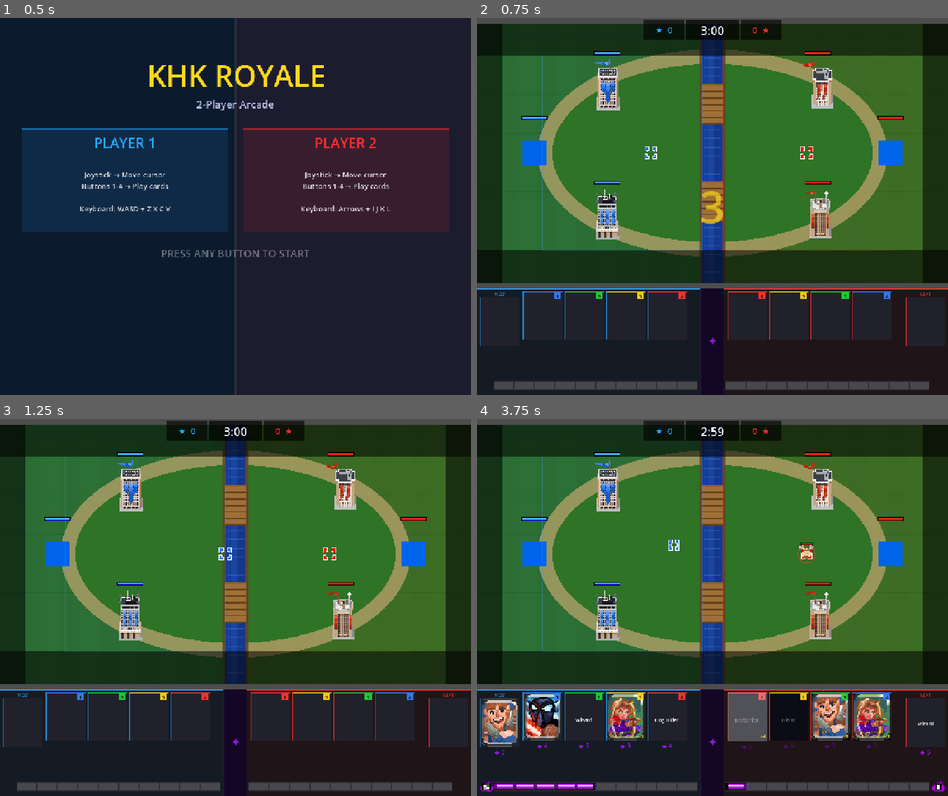
Above: before the commit, frames 1-4 (two rows, left to right).
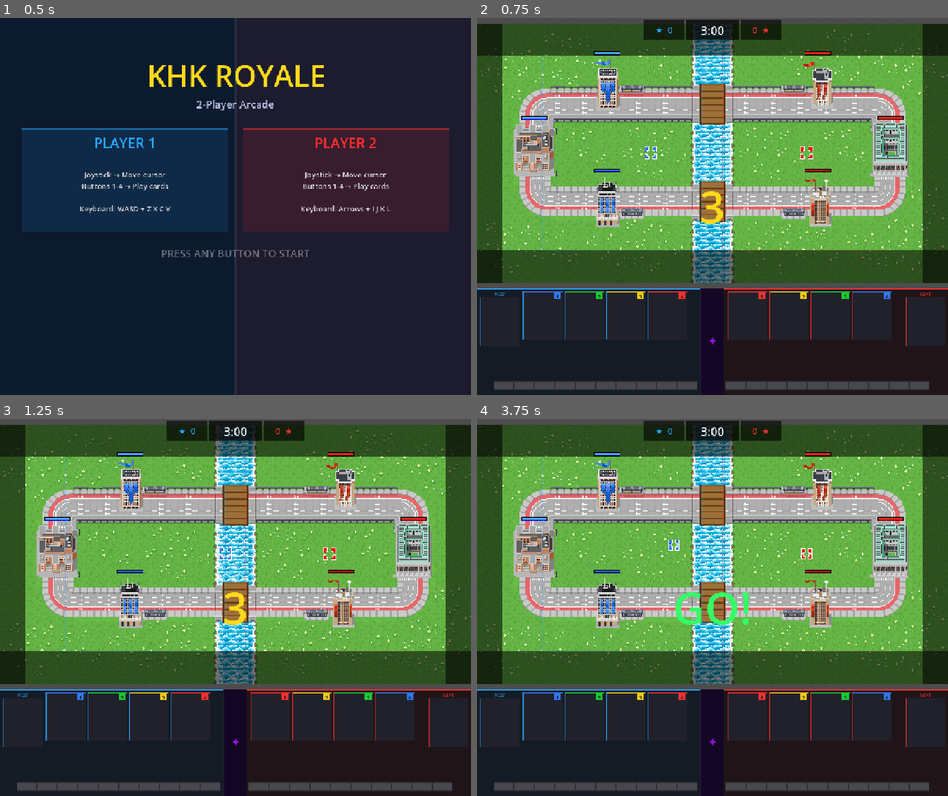
Above: after the commit, the same moments.

Repository: michaelcortese/khk-expo-2026
Game: Godot game, scene res://main_menu.tscn
The game is run twice, just before and just after one commit, with the same random seed, the same clock (stepped at 60 frames per second) and the same inputs.
Inputs:
- Up to frame 1 (0.5 s): no input
- Up to frame 2 (0.75 s): tap Enter at 0.5 s; hold D from 0.53 s (still down); tap Z at 0.6 s
- Up to frame 3 (1.25 s): keep holding D
- Up to frame 4 (3.75 s): release D at 1.28 s; hold S 1.28-2.03 s; tap one key every 0.75 s from 1.35 s: X C V I; hold D 2.03-2.78 s; hold W 2.78-3.53 s; hold A from 3.53 s (still down)

Frame 1 is identical in both runs. In frame 2, 63% of the frame differs, in the area x 0-100%, y 1-71%; in frame 3, 63%; in frame 4, 69%, in the area x 0-100%, y 1-100%.

Commit message:
game optmization

Diff:
--- a/game.tscn
+++ b/game.tscn
@@ -16,7 +16,7 @@
 position = Vector2(220, 80)
 
 [node name="Princess_Tower2_P1" parent="." unique_id=1908782305 instance=ExtResource("2_e2o6t")]
-position = Vector2(220, 400)
+position = Vector2(220, 370)
 
 [node name="King_Tower_P2" parent="." unique_id=768260525 instance=ExtResource("2_e2o6t")]
 position = Vector2(920, 240)
@@ -25,4 +25,4 @@
 position = Vector2(740, 80)
 
 [node name="Princess_Tower2_P2" parent="." unique_id=1541098631 instance=ExtResource("2_e2o6t")]
-position = Vector2(740, 400)
+position = Vector2(740, 370)
--- a/project.godot
+++ b/project.godot
@@ -14,18 +14,16 @@
 config/description="game for uw madison 2026 engineering expo"
 run/main_scene="uid://cmxdfmgep14yj"
 config/features=PackedStringArray("4.6", "GL Compatibility")
+run/max_fps=60
 config/icon="res://icon.svg"
 
 [display]
 
 window/size/viewport_width=1280
 window/size/viewport_height=1024
+window/size/mode=2
 window/stretch/mode="canvas_items"
 window/stretch/aspect="expand"
-
-[application]
-
-run/max_fps=60
 
 [physics]
 
--- a/scripts/field_bg.gd
+++ b/scripts/field_bg.gd
@@ -14,85 +14,34 @@
 const BRIDGE_BOT_Y0 := 310.0
 const BRIDGE_BOT_Y1 := 410.0
 
+var _bg_frames:      Array = []
+var _bg_cur_frame:   int   = 0
+var _bg_frame_timer: float = 0.0
+const BG_FRAME_INTERVAL := 0.5
+
+func _ready() -> void:
+	for i in [1, 2]:
+		_bg_frames.append(
+			load("res://assets/background_assets/background_frame%d.png" % i) as Texture2D)
+
+func _process(delta: float) -> void:
+	_bg_frame_timer += delta
+	if _bg_frame_timer >= BG_FRAME_INTERVAL:
+		_bg_frame_timer -= BG_FRAME_INTERVAL
+		_bg_cur_frame    = 1 - _bg_cur_frame
+		queue_redraw()
+
 func _draw() -> void:
-	_draw_grass()
-	_draw_team_tints()
-	_draw_track()
-	_draw_river()
+	# Animated background — fills the full field rect
+	var field_rect := Rect2(FIELD_L, FIELD_T, FIELD_R - FIELD_L, FIELD_B - FIELD_T)
+	if _bg_frames.size() == 2 and _bg_frames[_bg_cur_frame] != null:
+		draw_texture_rect(_bg_frames[_bg_cur_frame], field_rect, false)
+	else:
+		# Fallback solid color if textures failed to load
+		draw_rect(field_rect, Color(0.18, 0.45, 0.15))
+
 	_draw_bridges()
-	_draw_river_banks()
 	_draw_vignette()
-
-func _draw_grass() -> void:
-	# Base green
-	draw_rect(Rect2(FIELD_L, FIELD_T, FIELD_R - FIELD_L, FIELD_B - FIELD_T),
-		Color(0.18, 0.45, 0.15))
-	# Alternating grass stripes for depth
-	var stripe_w := 48.0
-	var x: float = ceil(FIELD_L / stripe_w) * stripe_w
-	var col_a := Color(0.17, 0.43, 0.14, 0.5)
-	var col_b := Color(0.20, 0.48, 0.17, 0.5)
-	var toggle := false
-	while x < FIELD_R:
-		if toggle:
-			draw_rect(Rect2(x, FIELD_T, stripe_w, FIELD_B - FIELD_T), col_a)
-		x += stripe_w
-		toggle = not toggle
-	# Subtle grid
-	var grid_col := Color(0.12, 0.33, 0.10, 0.30)
-	var y: float = ceil(FIELD_T / stripe_w) * stripe_w
-	while y <= FIELD_B:
-		draw_line(Vector2(FIELD_L, y), Vector2(FIELD_R, y), grid_col, 1.0)
-		y += stripe_w
-
-func _draw_team_tints() -> void:
-	var h := FIELD_B - FIELD_T
-	draw_rect(Rect2(FIELD_L,  FIELD_T, RIVER_X - FIELD_L, h),
-		Color(0.10, 0.30, 0.90, 0.08))
-	draw_rect(Rect2(RIVER_X + RIVER_W, FIELD_T, FIELD_R - RIVER_X - RIVER_W, h),
-		Color(0.90, 0.20, 0.10, 0.08))
-
-func _draw_track() -> void:
-	var cx       := (FIELD_L + FIELD_R) * 0.5
-	var cy       := (FIELD_T + FIELD_B) * 0.5
-	var rx_outer := (FIELD_R - FIELD_L) * 0.36
-	var ry_outer := (FIELD_B - FIELD_T) * 0.40
-	var track    := 36.0
-	var steps    := 80
-	var outer    := PackedVector2Array()
-	var inner    := PackedVector2Array()
-	for i in range(steps):
-		var a := TAU * float(i) / float(steps)
-		outer.append(Vector2(cx + cos(a) * rx_outer,           cy + sin(a) * ry_outer))
-		inner.append(Vector2(cx + cos(a) * (rx_outer - track), cy + sin(a) * (ry_outer - track)))
-	draw_colored_polygon(outer, Color(0.76, 0.65, 0.44, 0.70))
-	draw_colored_polygon(inner, Color(0.18, 0.45, 0.15, 1.00))
-
-func _draw_river() -> void:
-	var full_h := FIELD_B - FIELD_T
-	# Deep water base
-	draw_rect(Rect2(RIVER_X, FIELD_T, RIVER_W, full_h), Color(0.08, 0.22, 0.55))
-	# Lighter water shimmer strips
-	var shimmer_cols: Array = [
-		Color(0.10, 0.28, 0.68, 0.6),
-		Color(0.14, 0.35, 0.75, 0.4),
-		Color(0.18, 0.42, 0.82, 0.25),
-	]
-	var offsets: Array = [4.0, 14.0, 24.0]
-	var widths:  Array = [8.0, 10.0, 6.0]
-	for i in range(shimmer_cols.size()):
-		draw_rect(Rect2(RIVER_X + offsets[i], FIELD_T, widths[i], full_h),
-			shimmer_cols[i])
-	# Small wave lines
-	var wave_col := Color(0.35, 0.60, 0.95, 0.30)
-	var wy: float = FIELD_T + 20.0
-	while wy < FIELD_B:
-		# skip bridge regions (cleaner look)
-		if not (wy > BRIDGE_TOP_Y0 - 5 and wy < BRIDGE_TOP_Y1 + 5) and \
-		   not (wy > BRIDGE_BOT_Y0 - 5 and wy < BRIDGE_BOT_Y1 + 5):
-			draw_line(Vector2(RIVER_X + 5, wy), Vector2(RIVER_X + RIVER_W - 5, wy),
-				wave_col, 1.5)
-		wy += 22.0
 
 func _draw_bridges() -> void:
 	_draw_one_bridge(BRIDGE_TOP_Y0, BRIDGE_TOP_Y1)
@@ -103,11 +52,11 @@
 	# Bridge deck (wood planks)
 	draw_rect(Rect2(RIVER_X - 6, y0, RIVER_W + 12, bh), Color(0.55, 0.38, 0.18))
 	# Individual planks
-	var plank_col  := Color(0.62, 0.44, 0.22)
-	var gap_col    := Color(0.40, 0.26, 0.10)
-	var plank_h    := 12.0
-	var gap_h      :=  4.0
-	var py         := y0 + 4.0
+	var plank_col := Color(0.62, 0.44, 0.22)
+	var gap_col   := Color(0.40, 0.26, 0.10)
+	var plank_h   := 12.0
+	var gap_h     :=  4.0
+	var py        := y0 + 4.0
 	while py + plank_h <= y1 - 4.0:
 		draw_rect(Rect2(RIVER_X - 4, py, RIVER_W + 8, plank_h), plank_col)
 		draw_rect(Rect2(RIVER_X - 4, py + plank_h, RIVER_W + 8, gap_h), gap_col)
@@ -117,21 +66,9 @@
 	draw_rect(Rect2(RIVER_X + RIVER_W + 4, y0, 4, bh), Color(0.35, 0.22, 0.08))
 
 func _draw_vignette() -> void:
-	# Soft dark border around the whole field
 	var edge := 80.0
 	var col  := Color(0.0, 0.0, 0.0, 0.55)
-	# Top
-	draw_rect(Rect2(FIELD_L, FIELD_T, FIELD_R - FIELD_L, edge), col)
-	# Bottom
-	draw_rect(Rect2(FIELD_L, FIELD_B - edge, FIELD_R - FIELD_L, edge), col)
-	# Left
-	draw_rect(Rect2(FIELD_L, FIELD_T, edge, FIELD_B - FIELD_T), col)
-	# Right
-	draw_rect(Rect2(FIELD_R - edge, FIELD_T, edge, FIELD_B - FIELD_T), col)
-
-func _draw_river_banks() -> void:
-	# Muddy bank edges on each side of the river
-	var bank_w := 8.0
-	var bank_col := Color(0.38, 0.28, 0.14, 0.85)
-	draw_rect(Rect2(RIVER_X - bank_w, FIELD_T, bank_w, FIELD_B - FIELD_T), bank_col)
-	draw_rect(Rect2(RIVER_X + RIVER_W, FIELD_T, bank_w, FIELD_B - FIELD_T), bank_col)
+	draw_rect(Rect2(FIELD_L, FIELD_T,          FIELD_R - FIELD_L, edge), col)
+	draw_rect(Rect2(FIELD_L, FIELD_B - edge,   FIELD_R - FIELD_L, edge), col)
+	draw_rect(Rect2(FIELD_L, FIELD_T,          edge, FIELD_B - FIELD_T), col)
+	draw_rect(Rect2(FIELD_R - edge, FIELD_T,   edge, FIELD_B - FIELD_T), col)
--- a/scripts/game_manager.gd
+++ b/scripts/game_manager.gd
@@ -34,8 +34,20 @@
 var _hud_tick: int = 0
 
 func _ready() -> void:
+	_apply_pixel_font()
 	_troop_scene = load("res://troop.tscn")
 	_setup_field()
+
+func _apply_pixel_font() -> void:
+	var font := load("res://assets/fonts_assets/pokemon_fire_red.ttf") as FontFile
+	if font == null:
+		return
+	font.antialiasing          = TextServer.FONT_ANTIALIASING_NONE
+	font.hinting               = TextServer.HINTING_NONE
+	font.subpixel_positioning  = TextServer.SUBPIXEL_POSITIONING_DISABLED
+	font.generate_mipmaps      = false
+	ThemeDB.fallback_font      = font
+	ThemeDB.fallback_font_size = 16
 	_setup_decks()
 	_tag_towers()
 	_setup_controllers()
@@ -59,17 +71,29 @@
 	lbl.add_theme_font_size_override("font_size", 120)
 	cl.add_child(lbl)
 
+	# Tweak these two constants to line up with the SFX file:
+	const BEAT      := 1.00   # seconds between each number in the audio
+	const FADE      := 0.22   # how long the fade-out takes at the end of each beat
+	const AUDIO_LAG := 0.05   # small offset for audio driver startup latency
+
 	if _audio:
 		_audio.play("countdown", -2.0)
 
 	var tw := create_tween()
+	tw.tween_interval(AUDIO_LAG)
 	for num in ["3", "2", "1", "GO!"]:
 		var col := Color(1.0, 0.85, 0.1) if num != "GO!" else Color(0.2, 1.0, 0.4)
 		tw.tween_callback(func():
 			lbl.text = num
 			lbl.add_theme_color_override("font_color", col)
+			lbl.scale    = Vector2(1.4, 1.4)
 			lbl.modulate.a = 1.0)
-		tw.tween_property(lbl, "modulate:a", 0.0, 0.75)
+		# Scale punch in
+		tw.tween_property(lbl, "scale", Vector2.ONE, 0.12) \
+				.set_trans(Tween.TRANS_BACK).set_ease(Tween.EASE_OUT)
+		# Hold visible for the rest of the beat, then fade quickly
+		tw.tween_interval(BEAT - 0.12 - FADE)
+		tw.tween_property(lbl, "modulate:a", 0.0, FADE)
 	tw.tween_callback(func():
 		_countdown_active = false
 		cl.queue_free())
@@ -237,8 +261,7 @@
 			t.set("owner_player",  d[1])
 			t.set("is_king_tower", d[2])
 			t.connect("destroyed", _on_tower_destroyed.bind(t))
-			if not d[2]:   # princess towers only
-				t.call("setup_sprite", d[1], d[3])
+			t.call("setup_sprite", d[1], d[3])
 
 # ── Controllers ───────────────────────────────────────────────────────────────
 var _p1_controller: PlayerController
--- a/scripts/main_menu.gd
+++ b/scripts/main_menu.gd
@@ -5,7 +5,19 @@
 const GOLD   := Color(1.0,  0.85, 0.10)
 
 func _ready() -> void:
+	_apply_pixel_font()
 	_build_ui()
+
+func _apply_pixel_font() -> void:
+	var font := load("res://assets/fonts_assets/pokemon_fire_red.ttf") as FontFile
+	if font == null:
+		return
+	font.antialiasing          = TextServer.FONT_ANTIALIASING_NONE
+	font.hinting               = TextServer.HINTING_NONE
+	font.subpixel_positioning  = TextServer.SUBPIXEL_POSITIONING_DISABLED
+	font.generate_mipmaps      = false
+	ThemeDB.fallback_font      = font
+	ThemeDB.fallback_font_size = 16
 
 func _build_ui() -> void:
 	var cl := CanvasLayer.new()
--- a/scripts/tower.gd
+++ b/scripts/tower.gd
@@ -41,7 +41,25 @@
 
 # Called by GameManager after owner_player and tower number are known.
 func setup_sprite(player_idx: int, tower_num: int) -> void:
-	var color   := "blue" if player_idx == 0 else "red"
+	var color := "blue" if player_idx == 0 else "red"
+
+	# King tower (tower_num == 0) — single static image, no animation
+	if tower_num == 0:
+		var path := "res://assets/towers_assets/%s_king_tower.png" % color
+		if not ResourceLoader.exists(path):
+			return
+		for child in get_children():
+			if child is ColorRect:
+				child.visible = false
+		_tower_sprite                = Sprite2D.new()
+		_tower_sprite.texture        = load(path) as Texture2D
+		_tower_sprite.scale          = Vector2(2.0, 2.0)
+		_tower_sprite.texture_filter = CanvasItem.TEXTURE_FILTER_NEAREST
+		_tower_sprite.position       = Vector2(0.0, -8.0)
+		add_child(_tower_sprite)
+		return
+
+	# Princess towers — 2-frame walk + surrender animation
 	var base    := "res://assets/towers_assets/%s_princess_%d_" % [color, tower_num]
 	var f1_path := base + "frame1.png"
 	var f2_path := base + "frame2.png"
@@ -49,12 +67,11 @@
 	var s2_path := base + "surrender_frame2.png"
 
 	if not ResourceLoader.exists(f1_path):
-		return   # no sprite available for this tower — keep placeholder
+		return
 
 	_normal_frames    = [load(f1_path), load(f2_path)]
 	_surrender_frames = [load(s1_path), load(s2_path)]
 
-	# Hide the ColorRect placeholder
 	for child in get_children():
 		if child is ColorRect:
 			child.visible = false
Binary file added: assets/background_assets/background_frame1.png
Not shown, added: assets/background_assets/background_frame1.png.import
Binary file added: assets/background_assets/background_frame2.png
Not shown, added: assets/background_assets/background_frame2.png.import
Binary file added: assets/fonts_assets/pokemon_fire_red.ttf
Binary file added: assets/towers_assets/blue_king_tower.png
Not shown, added: assets/towers_assets/blue_king_tower.png.import
Binary file added: assets/towers_assets/red_king_tower.png
Not shown, added: assets/towers_assets/red_king_tower.png.import
Not shown, changed: assets/.DS_Store
Not shown, added: assets/fonts_assets/.DS_Store
Not shown, added: assets/fonts_assets/pokemon-fire-red-cufonfonts.zip
